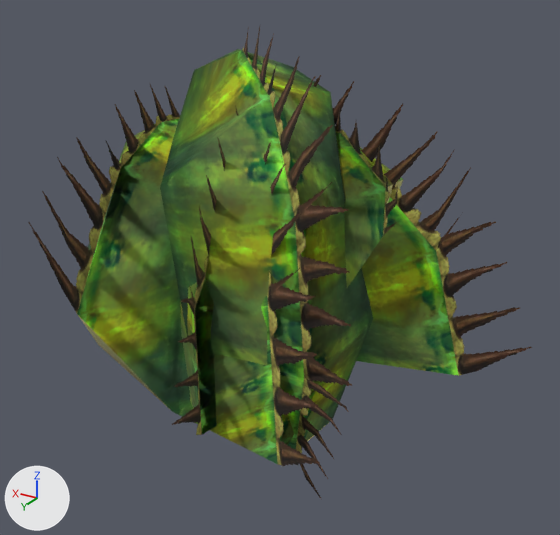
A saved change to the glTF model Project/area/stage/2 dino jungle/data/environment/object/model/CactusPieces.gltf.
Both versions are drawn from a camera (50 mm lens) standing at (-1.342, 2.255, 1.066) and looking at (-0.003, 0.023, -0.05). The lights are fixed; the arrows at lower left show +X, +Y and +Z.

Objects in the first picture: 'CactusPiece1', 'CactusPiece2', 'CactusPiece3'.
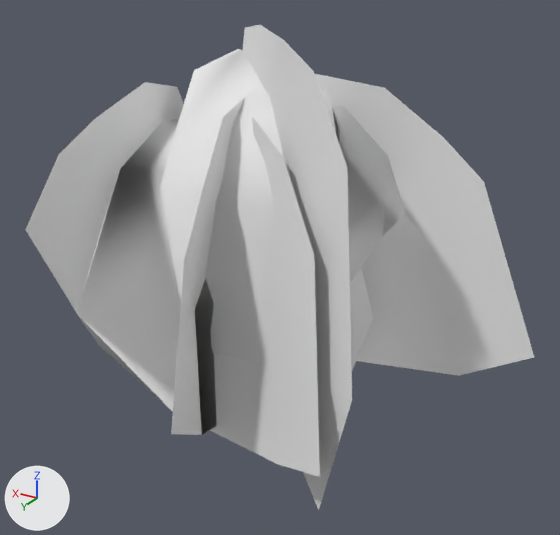
What differs and where, as boxes [x1, y1, x2, y2] in the pictures (560 x 535 px):
'CactusPiece1', surface changed (green to grey)
    both: [25, 74, 534, 477]
'CactusPiece2', surface changed (green to white)
    both: [160, 25, 373, 510]
'CactusPiece3', surface changed (green to grey)
    both: [171, 98, 405, 435]

Diff of the bpy script that builds the scene:
```diff
--- a/Project/area/stage/2 dino jungle/data/environment/object/model/CactusPieces.gltf.py
+++ b/Project/area/stage/2 dino jungle/data/environment/object/model/CactusPieces.gltf.py
@@ mat_cactus_obstacle @@
 n2 = _N.new('ShaderNodeMix'); n2.name = 'Mix'
 n2.inputs[0].default_value = 1.0  # 'Factor'
+n2.inputs[7].default_value = (0.8, 0.8, 0.8, 1.0)  # 'B', white #e7e7e7
 n3 = _N.new('ShaderNodeVertexColor'); n3.name = 'Color Attribute'
-n4 = _N.new('ShaderNodeTexImage'); n4.name = 'Image Texture'
-n4.image = img_cactus_obstacle
 _L.new(n0.outputs[0], n1.inputs[0])  # 'BSDF' to 'Surface'
 _L.new(n2.outputs[2], n0.inputs[0])  # 'Result' to 'Base Color'
-_L.new(n3.outputs[0], n2.inputs[7])  # 'Color' to 'B'
-_L.new(n4.outputs[0], n2.inputs[6])  # 'Color' to 'A'
+_L.new(n3.outputs[0], n2.inputs[6])  # 'Color' to 'A'
@@ mat_cactus_obstacle_spikes @@
 n4 = _N.new('ShaderNodeMix'); n4.name = 'Mix'
 n4.inputs[0].default_value = 1.0  # 'Factor'
-n5 = _N.new('ShaderNodeMath'); n5.name = 'Math.002'
-n5.operation = 'MULTIPLY'
+n4.inputs[7].default_value = (0.8, 0.8, 0.8, 1.0)  # 'B', white #e7e7e7
 n6 = _N.new('ShaderNodeVertexColor'); n6.name = 'Color Attribute'
-n7 = _N.new('ShaderNodeTexImage'); n7.name = 'Image Texture'
-n7.image = img_cactus_obstacle_spikes
 _L.new(n0.outputs[0], n1.inputs[0])  # 'BSDF' to 'Surface'
@@ mat_cactus_obstacle_spikes @@
 n3 = _N.new('ShaderNodeMath'); n3.name = 'Math.001'
 _L.new(n4.outputs[2], n0.inputs[0])  # 'Result' to 'Base Color'
-_L.new(n5.outputs[0], n3.inputs[0])  # 'Value' to 'Value'
-_L.new(n6.outputs[0], n4.inputs[7])  # 'Color' to 'B'
-_L.new(n6.outputs[1], n5.inputs[1])  # 'Alpha' to 'Value'
-_L.new(n7.outputs[0], n4.inputs[6])  # 'Color' to 'A'
-_L.new(n7.outputs[1], n5.inputs[0])  # 'Alpha' to 'Value'
+_L.new(n6.outputs[0], n4.inputs[6])  # 'Color' to 'A'
+_L.new(n6.outputs[1], n3.inputs[0])  # 'Alpha' to 'Value'
```
